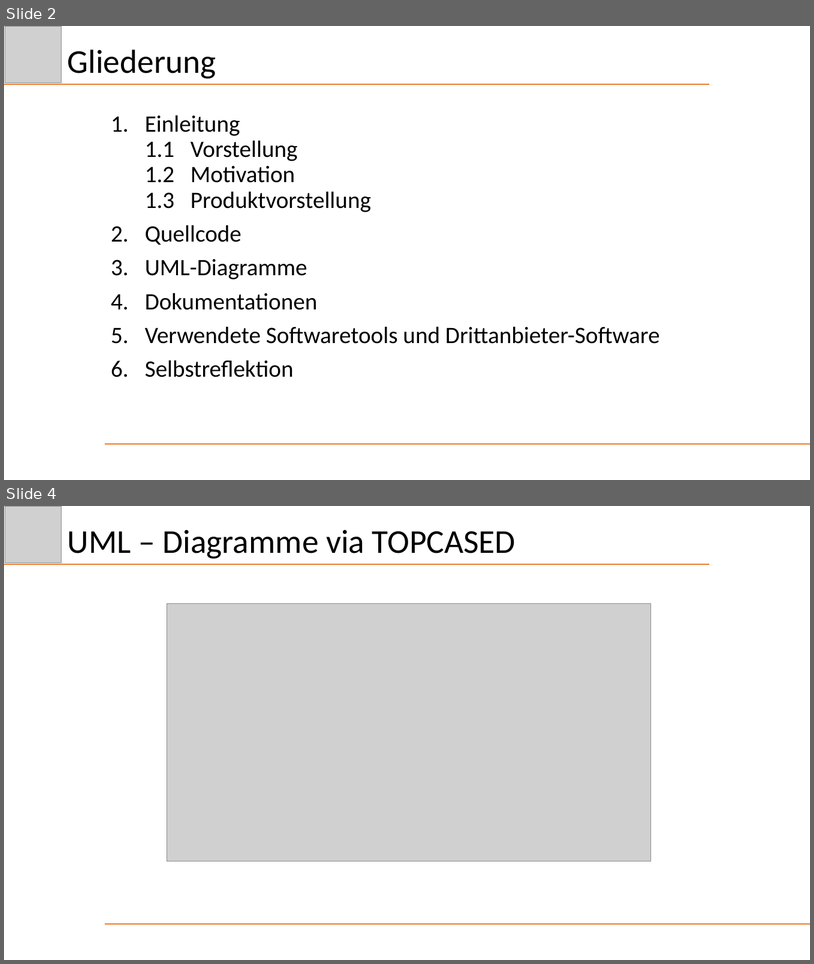
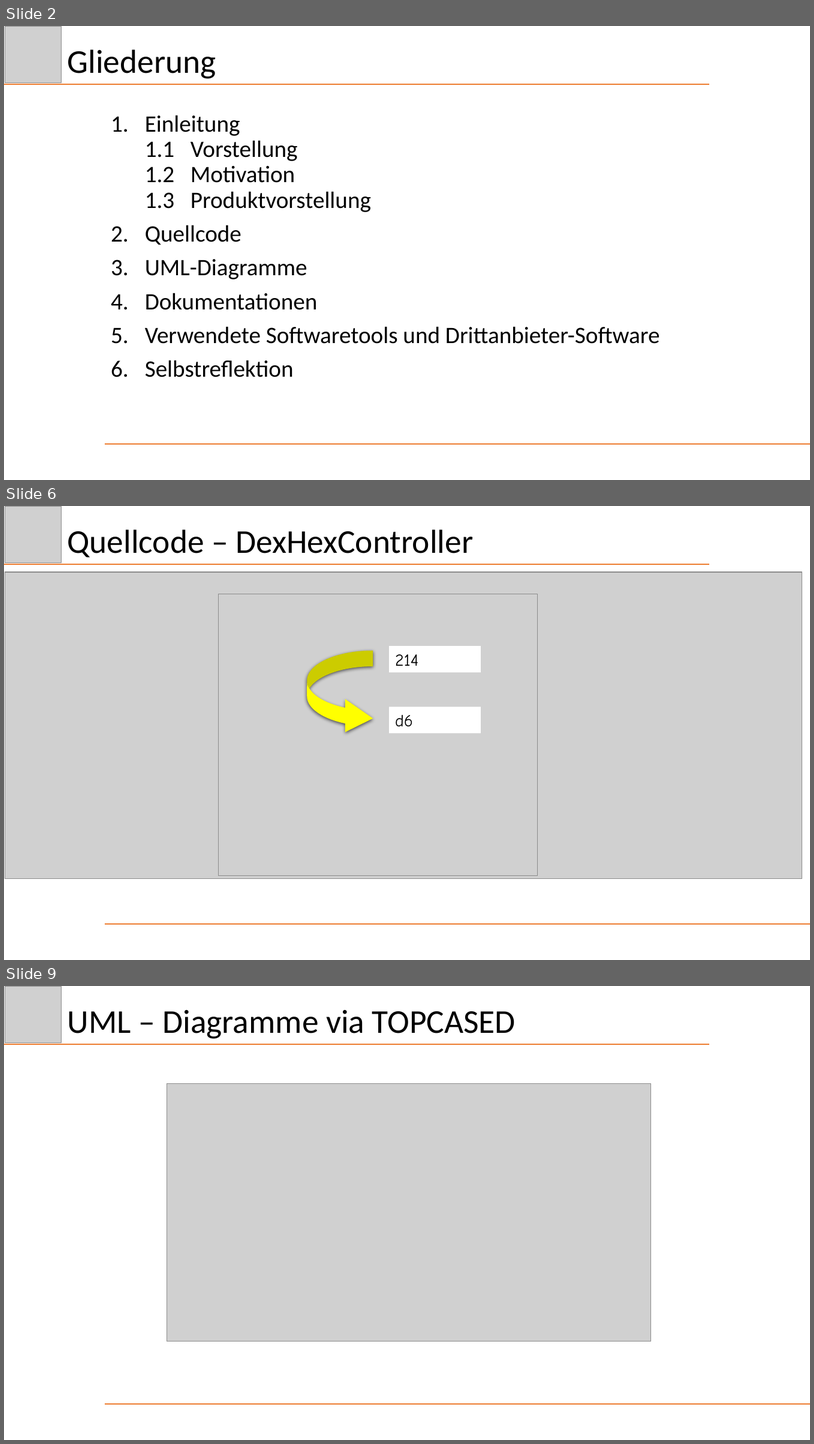
Before and after one commit to Schnitzel128/sejava, a slide deck: Präsentation/DezHex.pptx. Shown one above the other, each under a label of ours: slides 2 and 4 before the commit, slides 2, 6 and 9 after it; the slides between them are not shown. The pictures are 814x964 and 814x1444 pixels, drawn with LibreOffice and Linux fonts; fonts in the diff are those of the drawing; grey boxes stand for pictures. Boxes give left, top, right and bottom in pixels: in the first picture for what was removed or moved away, otherwise in the second. Text is boxed around its words. In the diff, an @@ line names an element or a change of style, - is before the commit and + after.

Commit message:
Update Präsentation & Rechnung
Folien vom Quellcode Hinzugefügt.
Rechnungsstellung überarbeitet, damit alles in einem Block liegt.

```diff
--- a/Präsentation/DezHex.pptx
+++ b/Präsentation/DezHex.pptx
@@ slide 6 added at box(4, 506, 810, 960), background #FFFFFF @@
@@ picture added at box(5, 506, 62, 562) @@
@@ title added at box(68, 529, 473, 558), 39.6 pt, text #000000 @@
+Quellcode – DexHexController
@@ line added from (4, 564) to (710, 564), #ED7D31 1.5 pt @@
@@ picture added at box(5, 572, 803, 878) @@
@@ picture added at box(219, 594, 538, 876) @@
@@ rectangle added at box(389, 646, 481, 672), fill #FFFFFF, 20 pt, text #000000 @@
+214
@@ curved right arrow added at box(307, 651, 373, 735), fill #FFFF00 @@
@@ rectangle added at box(389, 707, 481, 733), fill #FFFFFF, 20 pt, text #000000 @@
+d6
@@ line added from (105, 924) to (810, 924), #ED7D31 1.5 pt @@
@@ what was slide 4 is now slide 9 @@
```
Also in this commit, not shown: 5 other slides added, 1 slide removed, 4 other files.
